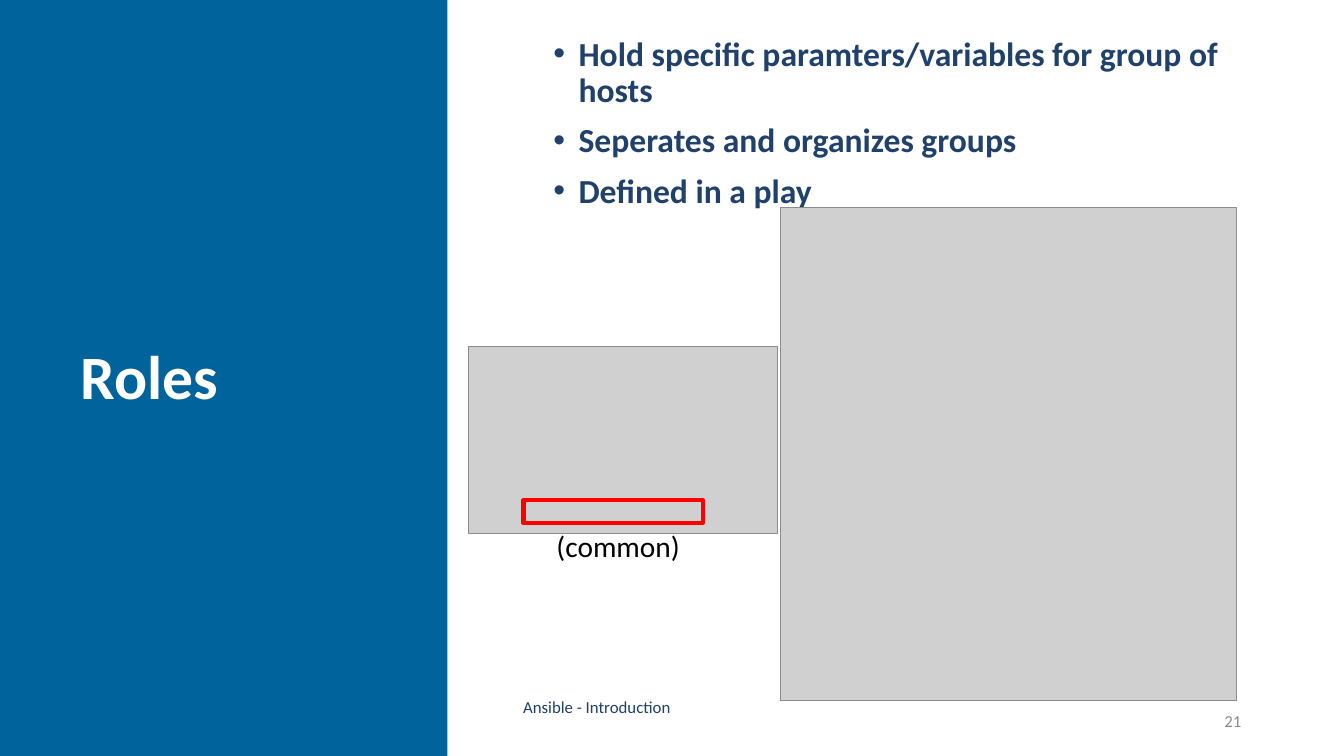
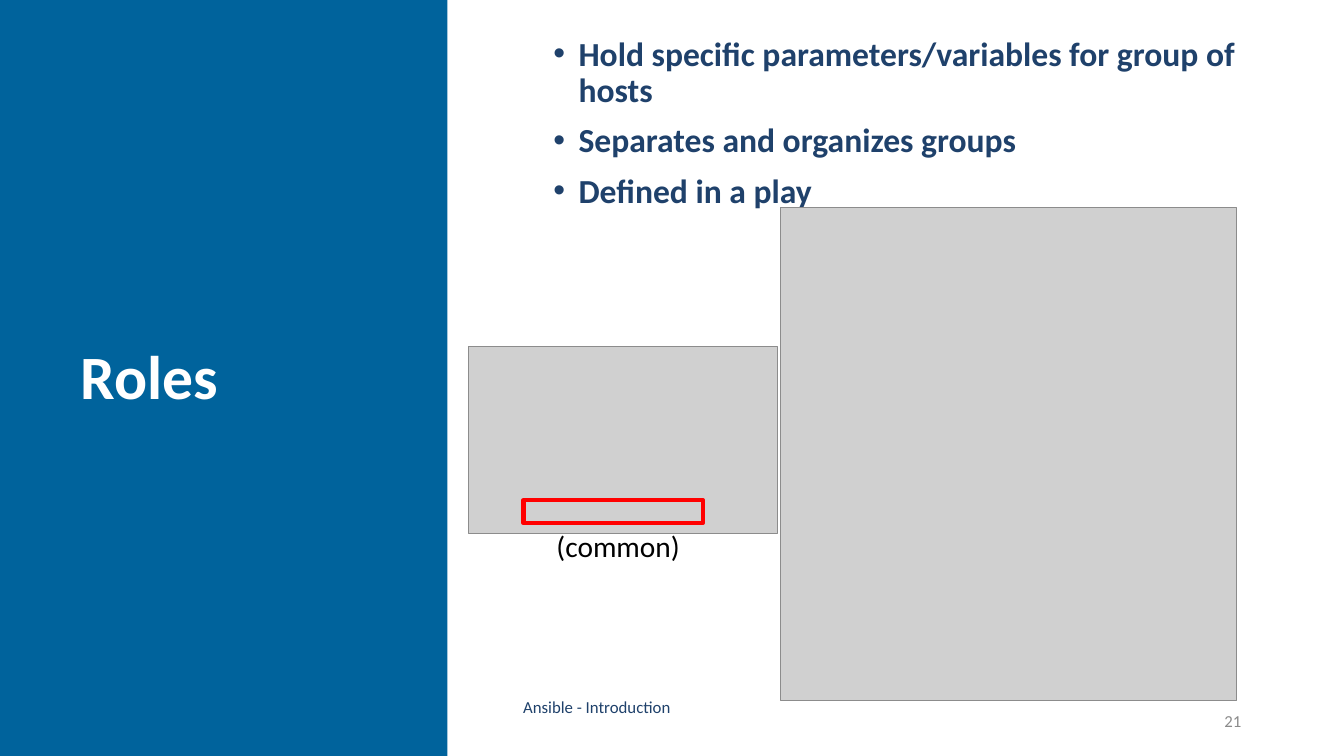
Before and after one commit to GerritVanMol/Ansible_Introduction-21_22, a slide deck: slide 21 of Documents/Ansible_BasicsAndHowToGetStarted.pptx. Drawn at 1344x756 pixels with LibreOffice and Linux fonts; fonts in the diff are those of the drawing; grey boxes stand for pictures; background and template pictures are left out. Boxes give left, top, right and bottom in pixels: in the first picture for what was removed or moved away, otherwise in the second. Text is boxed around its words. In the diff, an @@ line names an element or a change of style, - is before the commit and + after.

Commit message:
update PPT

```diff
--- a/Documents/Ansible_BasicsAndHowToGetStarted.pptx
+++ b/Documents/Ansible_BasicsAndHowToGetStarted.pptx
@@ text at (x1=579, y1=42, x2=1235, y2=158): text changed @@
-• Hold specific paramters/variables for group of hosts
-• Seperates and organizes groups
+• Hold specific parameters/variables for group of hosts
+• Separates and organizes groups
```
Also in this commit, not shown: 9 other slides changed, 10 slides added, 3 other files.
